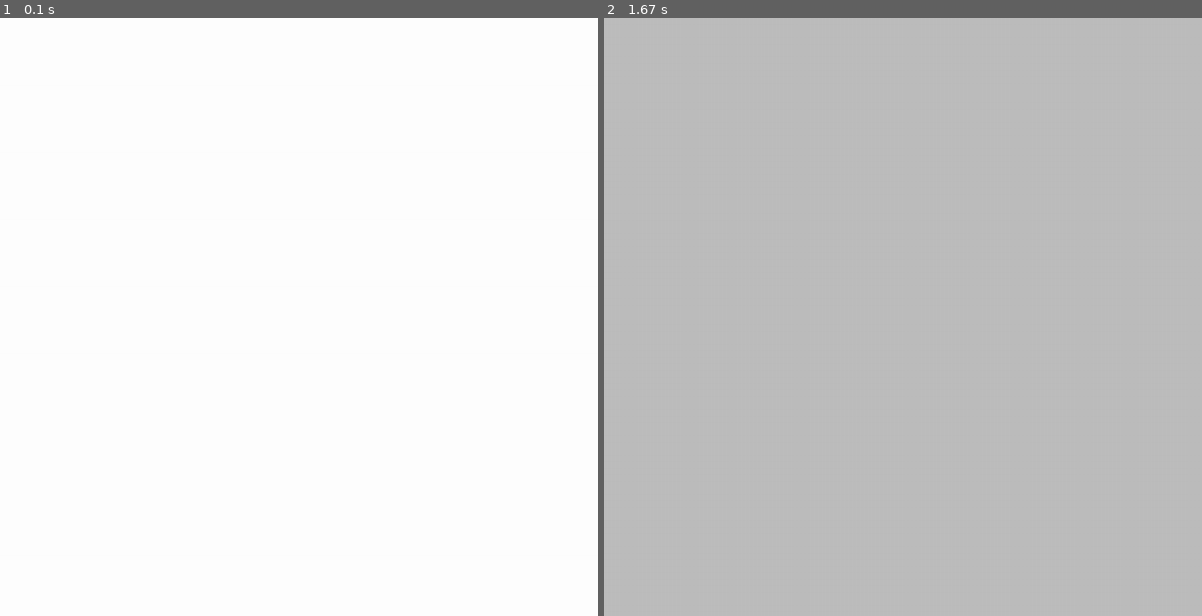
Above: before the commit, frames 1-2 (left to right).
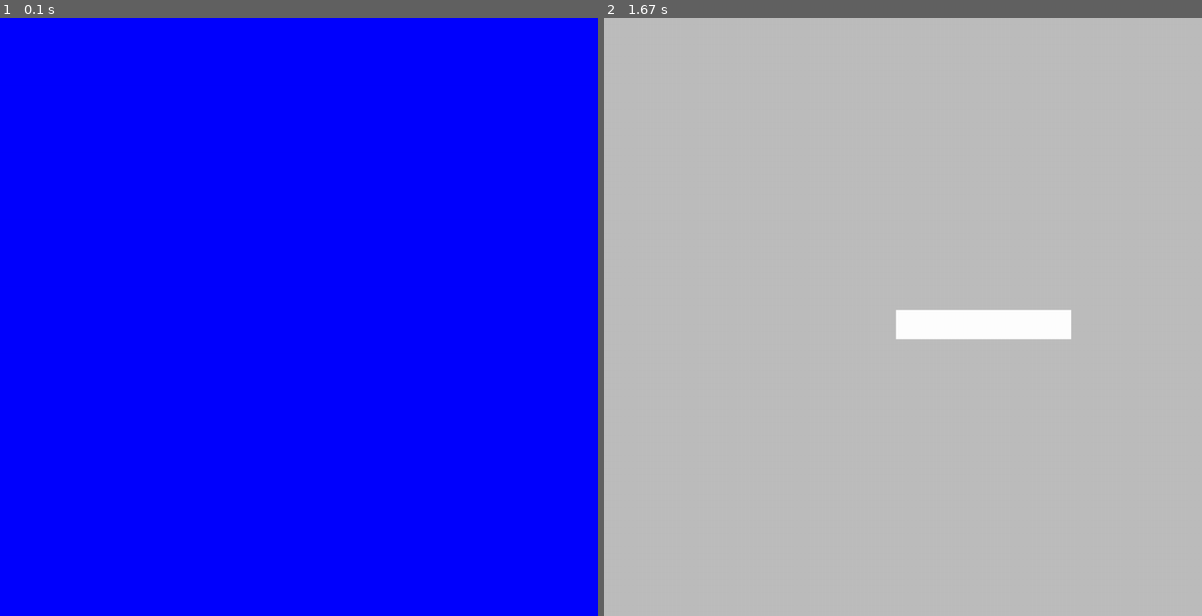
Above: after the commit, the same moments.

Repository: Floindil/textadventure
Game: pygame game, started from app/main.py
The game is run twice, just before and just after one commit, with the same random seed, the same clock (stepped at 60 frames per second) and the same inputs.
Inputs (mouse positions are in pixels of both pictures, inside the frame that each line leads up to):
- Up to frame 1 (0.1 s): no input
- Up to frame 2 (1.67 s): tap Esc at 0.33 s; click (908, 358) at 0.72 s

The runs differ from the first frame. In frame 1, 100% of the frame differs, in the area x 0-100%, y 0-100%; in frame 2, 1.5%.

Commit message:
added simple button to menu

Diff:
--- a/app/main.py
+++ b/app/main.py
@@ -1,3 +1,3 @@
-from src.resources.UI.gameloop import gameloop
+from src.core.gameloop import gameloop
 
 gameloop()
--- /dev/null
+++ b/app/src/core/configuration.py
@@ -0,0 +1,3 @@
+class Configuration:
+
+    DISPLAY_SIZE = (1024,1024)
--- a/app/src/resources/UI/gameloop.py
+++ b/app/src/core/gameloop.py
@@ -1,24 +1,36 @@
 import pygame
+from src.core.configuration import Configuration
+from src.resources.UI.elements import Button
 
 def gameloop():
     pygame.init()
 
     #region Setup
-    displaySize = (1024,1024)
+    displaySize = Configuration.DISPLAY_SIZE
     display = pygame.display.set_mode(displaySize)
     pygame.display.set_caption("Textadventure")
 
     clock = pygame.time.Clock()
+    menu = False
 
-    menu = False
-    pygame.mouse.set_visible(menu)
+    def some_action():
+        print("action!")
+
+    button = Button(display,(500,500), (300,50),some_action)
+    buttons = [button]
+
+
+    #pygame.mouse.set_visible(menu)
     #endregion Setup
 
     def displayUpdate():
         if not menu:
-            display.fill('white')
+            display.fill('blue')
         else:
             display.fill('grey')
+            for b in buttons:
+                b.place()
+
         pygame.display.update()
 
     run = True
@@ -39,6 +51,11 @@
                         menu = True
                     #pygame.mouse.set_visible(menu)
                     #pygame.mouse.set_pos(displaySize[0]/2,displaySize[1]/2)
+            if menu:
+                if event.type == pygame.MOUSEBUTTONDOWN:
+                    for b in buttons:
+                        if b.mousecheck():
+                            b.action()
 
         # define what happens outside of menu
         if not menu:
--- /dev/null
+++ b/app/src/resources/UI/elements.py
@@ -0,0 +1,29 @@
+import pygame
+
+class UIElements:
+    def __init__(self,
+        display_surface: pygame.surface.Surface,
+        display_position: tuple,
+        size: tuple
+        ):
+        self._display_surface = display_surface
+        self._display_position = display_position
+        self._rect = pygame.Rect(display_position[0], display_position[1], size[0], size[1])
+
+    def mousecheck(self):
+        _mousecoordinates = pygame.Vector2(pygame.mouse.get_pos())
+        return self._rect.collidepoint(_mousecoordinates.x, _mousecoordinates.y)
+
+    def place(self):
+        self._display_surface.blit(self._surface, self._rect.topleft)
+
+class Button(UIElements):
+    def __init__(self, display_surface: pygame.Surface, display_position: tuple, size: tuple, command: callable):
+        super().__init__(display_surface, display_position, size)
+        self._surface = pygame.Surface(size)
+        self._surface.fill("white")
+        self.pressed = False
+        self._command = command
+
+    def action(self):
+        self._command()
--- a/app/src/resources/UI/menu.py
+++ /dev/null
@@ -1,24 +0,0 @@
-import pygame
-
-class menu:
-    def __init__(self, surface: pygame.surface) -> None:
-        self.surface = surface
-
-
-class Button:
-    def __init__(self, coordinates: tuple, size: tuple, imagename: str, surface: pygame.surface, command):
-        path = "app/src/resources/UI/"
-        self.coordinates = coordinates
-        self.command = command
-        self.surface = surface
-        self.size = size
-        self.image = pygame.image.load(f"{path}{imagename}")
-        self.rect = self.image.get_rect()
-
-    def mousecheck(self):
-        mousecoordinates = pygame.mouse.get_pos()
-        check = self.rect.collidepoint(mousecoordinates[0], mousecoordinates[1])
-        return check
-
-    def place(self):
-        self.surface.blit(self.image, self.coordinates)
